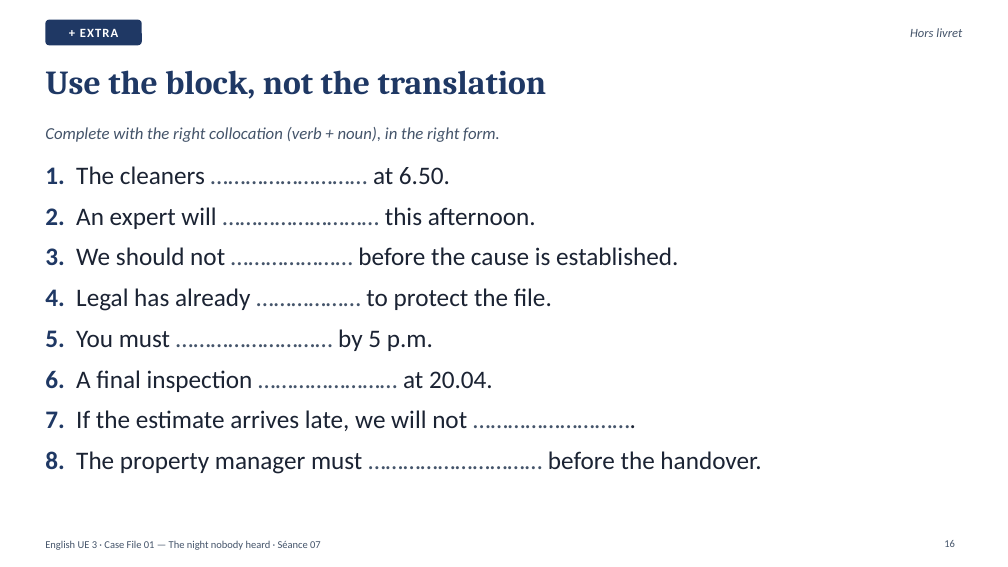
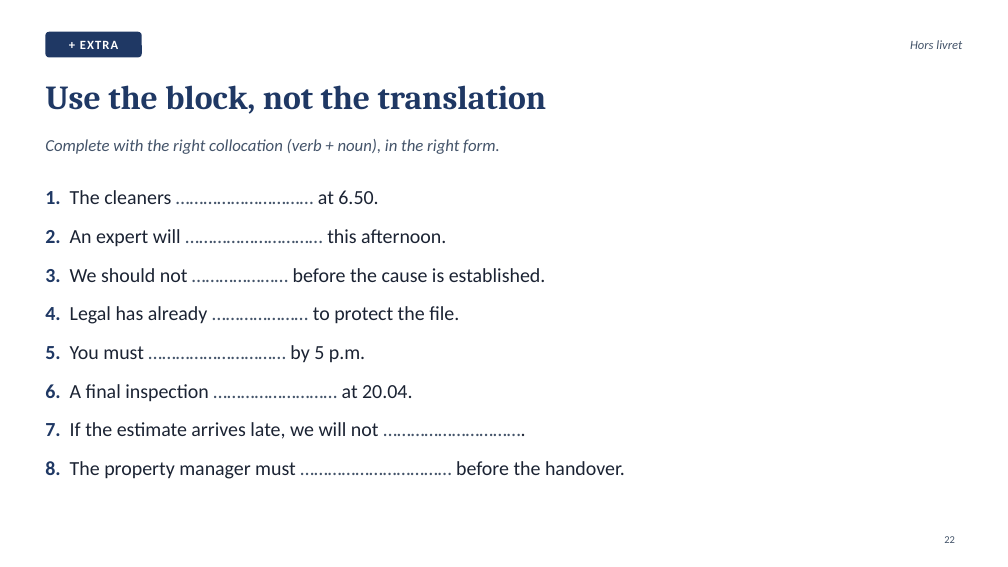
Before and after one commit to ajouniaux/talenleren, a slide deck: slide 22 of powerpoints/Seance_07_Scene3_Verbs_and_collocations.pptx (slide 16 before the commit). Drawn at 1008x567 pixels with LibreOffice and Linux fonts; fonts in the diff are those of the drawing. Boxes give left, top, right and bottom in pixels: in the first picture for what was removed or moved away, otherwise in the second. Text is boxed around its words. In the diff, an @@ line names an element or a change of style, - is before the commit and + after.

```diff
--- a/powerpoints/Seance_07_Scene3_Verbs_and_collocations.pptx
+++ b/powerpoints/Seance_07_Scene3_Verbs_and_collocations.pptx
@@ 2 texts, 1 rounded rectangle: place and size @@
-2 texts, 1 rounded rectangle at box(45, 20, 962, 142)
+2 texts, 1 rounded rectangle at box(45, 32, 962, 154)
@@ title "Use the block, not the ...": place and size @@
-title "Use the block, not the ..." at box(45, 70, 547, 99)
+title "Use the block, not the ..." at box(45, 85, 547, 114)
@@ text at box(45, 190, 446, 247): text changed; size 24 to 19 pt @@
-1. The cleaners ……………………… at 6.50.
-2. An expert will ……………………… this afternoon.
+1. The cleaners ………………………… at 6.50.
+2. An expert will ………………………… this afternoon.
@@ text "1. The cleaners ………………………… at ...": place and size @@
-text "1. The cleaners ………………………… at ..." at box(45, 166, 761, 474)
+text "1. The cleaners ………………………… at ..." at box(45, 190, 625, 479)
@@ text at box(45, 268, 546, 282): size 24 to 19 pt in "3. We should not ………………… before the ..."; more space between paragraphs @@
@@ text at box(45, 306, 625, 479): text changed; size 24 to 19 pt @@
-4. Legal has already ……………… to protect the file.
-5. You must ……………………… by 5 p.m.
-6. A final inspection …………………… at 20.04.
-7. If the estimate arrives late, we will not ……………………….
-8. The property manager must ………………………… before the handover.
+4. Legal has already ………………… to protect the file.
+5. You must ………………………… by 5 p.m.
+6. A final inspection ……………………… at 20.04.
+7. If the estimate arrives late, we will not ………………………….
+8. The property manager must …………………………… before the handover.
@@ page number added at box(944, 536, 955, 543), 10 pt, text #44546A @@
+22
@@ text removed at box(45, 540, 321, 550) @@
-English UE 3 · Case File 01 — The night nobody heard · Séance 07
@@ page number removed at box(944, 540, 955, 547) @@
-16
```
Also in this commit, not shown: 16 other slides changed, 7 slides added, 1 slide removed, 10 other files.
